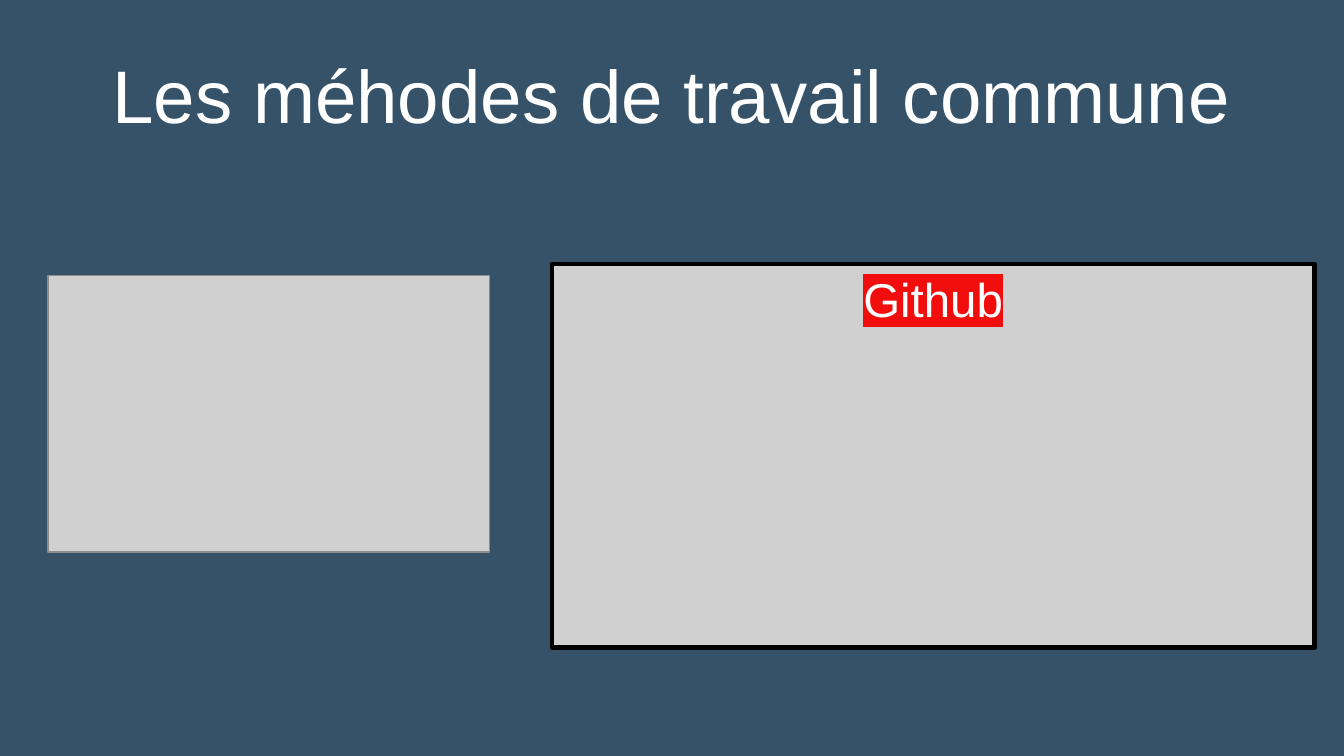
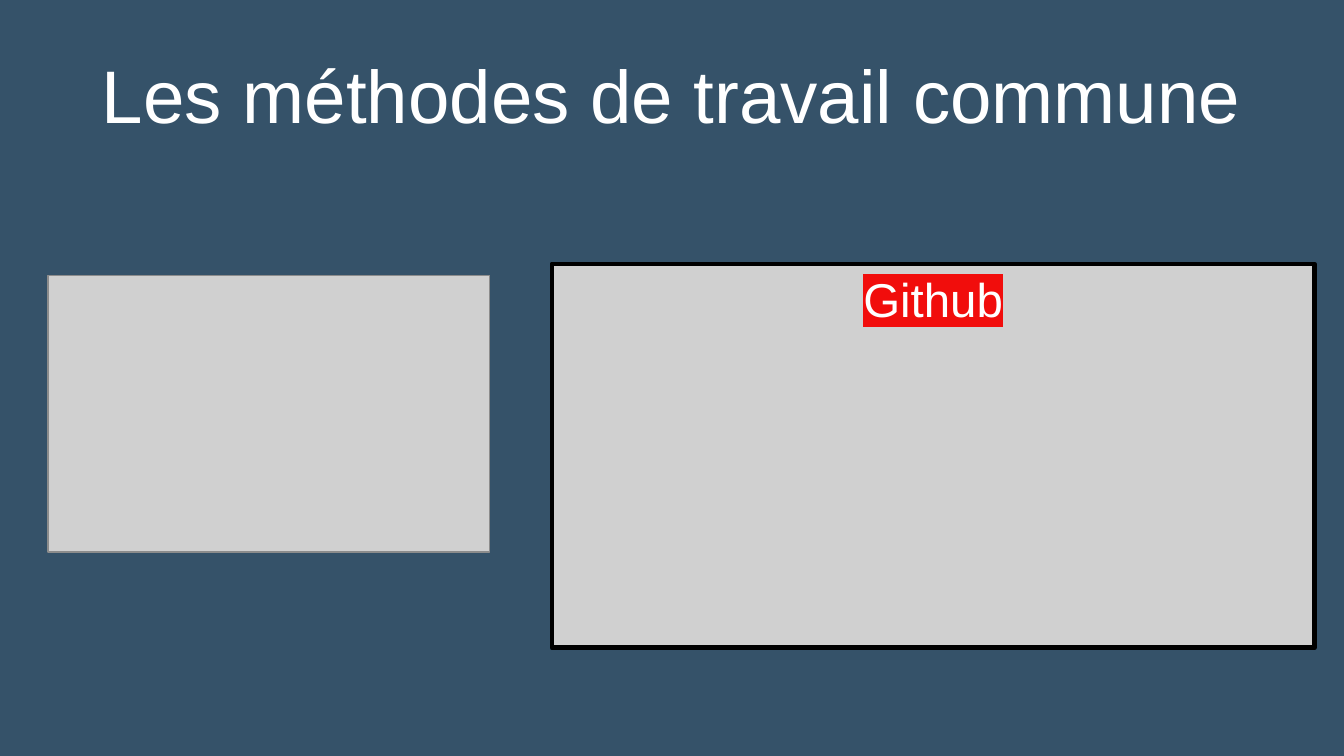
Before and after one commit to Sauvage89/sechoir-houblon, a slide deck: slide 11 of doc/diaporama/revue1/revue1.odp. Drawn at 1344x756 pixels with LibreOffice and Linux fonts; fonts in the diff are those of the drawing; grey boxes stand for pictures. Boxes give left, top, right and bottom in pixels: in the first picture for what was removed or moved away, otherwise in the second. Text is boxed around its words. In the diff, an @@ line names an element or a change of style, - is before the commit and + after.

```diff
--- a/doc/diaporama/revue1/revue1.odp
+++ b/doc/diaporama/revue1/revue1.odp
@@ title at <box>102,68,1240,124</box>: text changed @@
-Les méhodes de travail commune
+Les méthodes de travail commune
```
Also in this commit, not shown: 7 other slides changed.
